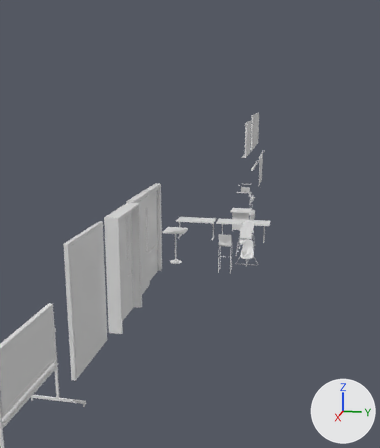
One commit to the FBX model Assets/Model/Environment/ClassRoom.fbx: the scene before it, then after it.
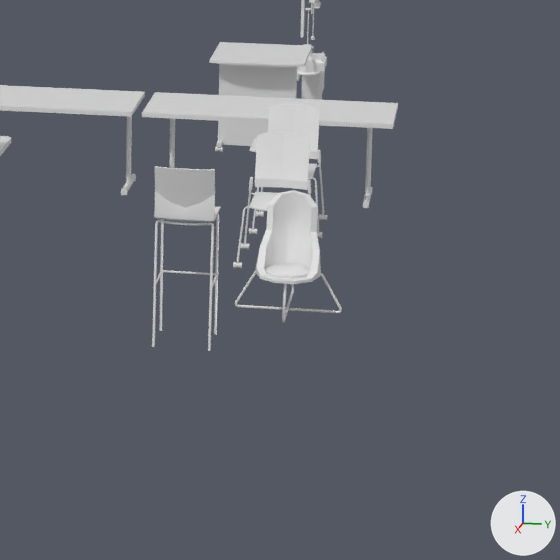
Old and new are each drawn from a 50 mm lens placed at (22.78, 1.75, 5.17), pointed at (7.12, -1.39, 1.25) and again close up on the part from 49% to 80% of the width and 44% to 71% of the height. Lighting does not change. The marker at lower right points along +X, +Y and +Z. The first two pictures are the older version. Where no turn or scale is listed for an object, it has been applied to the vertices.

In view in the first close-up: 'Chair_1_Main', 'ClassRoom_Chair_withtable_2_back', 'ClassRoom_Chair_withtable_Back', 'ClassRoom_Table_Large', 'ClassRoom_Table_Small', 'ClassRoom_Table_Teacher_Main', 'Lobby_Sofa_Barrier', 'Lobby_Sofa_Main' and 20 more.
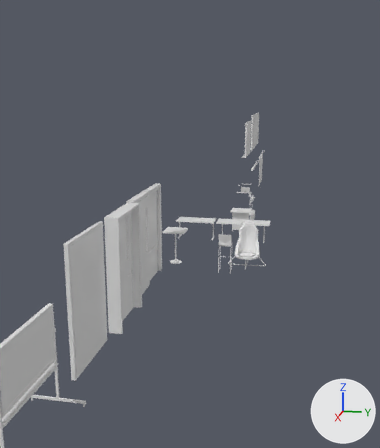
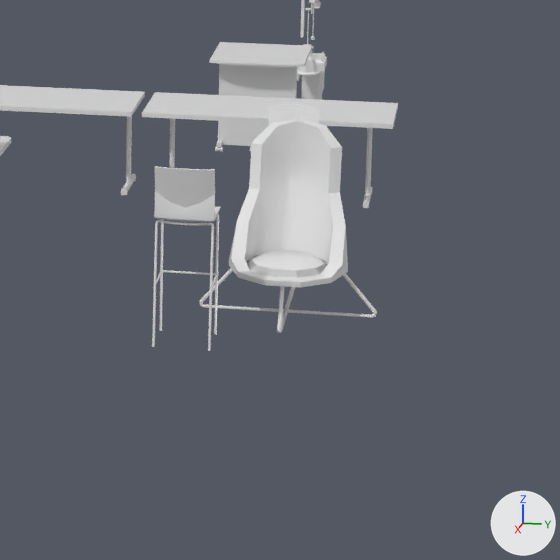
Location of each change, [x1, y1, x2, y2] in pixels of the close-ups (560 x 560 px):
'Lobby_Sofa_Main', reshaped, moved (79% wider, 79% taller)
    before: [255, 190, 321, 284]
    after: [229, 118, 348, 287]
'Lobby_Sofa_Barrier', rescaled (66% wider, 27% taller)
    before: [235, 271, 342, 322]
    after: [199, 268, 377, 333]
'ClassRoom_Chair_withtable_2_back', unchanged, covered by the edit
    before: [255, 131, 310, 190]

The change, as a list of edits to the scene's bpy script:
```text
Change me_mesh_090:
    used by ob_lobby_sofa_main; location = (7.036, 0.405, 0.26)
    remove me_mesh_090.from_pydata(...)  # 123 vertices, 130 faces; spans x -0.32..0.197, y -0.217..0.217, z -0.01..0.484
    add me_mesh_090.from_pydata(...)  # 123 vertices, 130 faces; spans x -0.579..0.357, y -0.393..0.393, z -0.018..0.876
    me_mesh_090 part 1: 123 of 123 vertices moved; they spanned x -0.32..0.197, y -0.217..0.217, z -0.01..0.484 and now span x -0.579..0.357, y -0.393..0.393, z -0.018..0.876; mean shift (-0.075, 0.0, 0.099)
Change me_mesh_089:
    used by ob_lobby_sofa_barrier; location = (6.922, 0.411, 0.127)
    remove me_mesh_089.from_pydata(...)  # 279 vertices, 279 faces; spans x -0.358..0.358, y -0.355..0.355, z -0.135..0.135
    add me_mesh_089.from_pydata(...)  # 279 vertices, 279 faces; spans x -0.594..0.594, y -0.589..0.589, z -0.152..0.152
    me_mesh_089 part 2: the whole mesh is scaled about its middle by (1.66, 1.66, 1.12)
Change ob_lobby_sofa_main:
    ob_lobby_sofa_main.location: (7.036, 0.405, 0.26) -> (7.05, 0.405, 0.304)
Change ob_lobby_sofa_barrier:
    ob_lobby_sofa_barrier.location: (6.922, 0.411, 0.127) -> (6.922, 0.411, 0.143)
```
